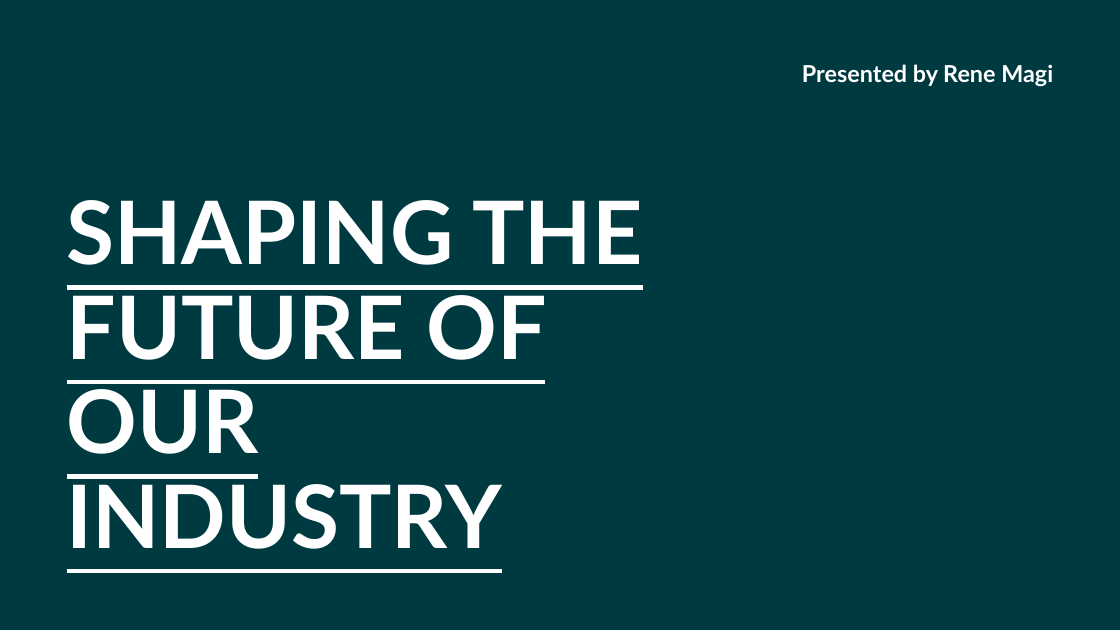
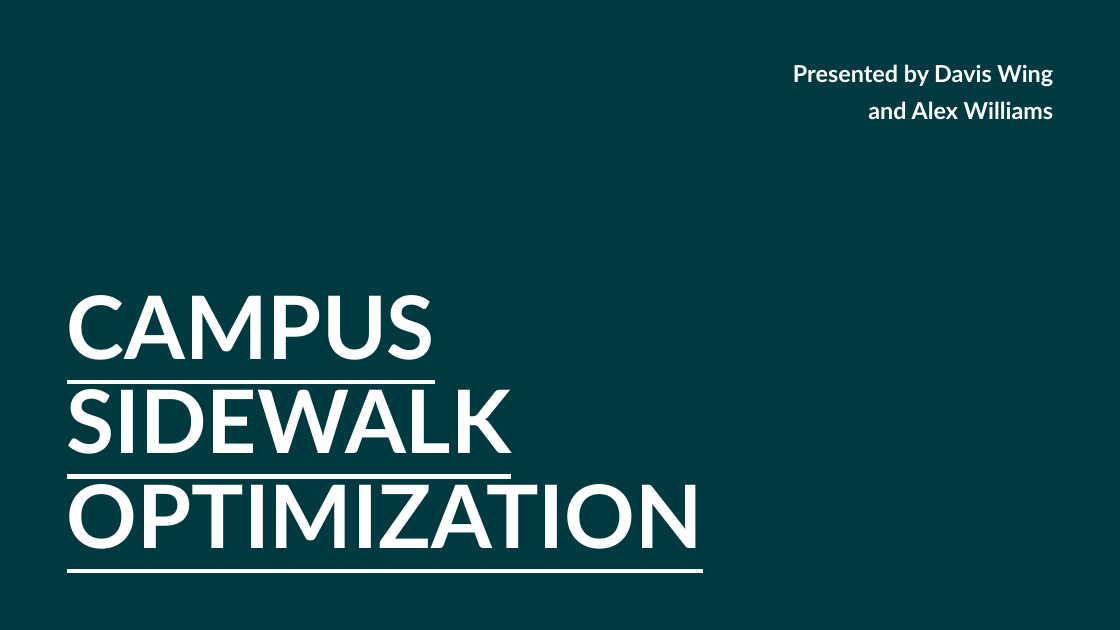
Before and after one commit to AleRicWil/OptProj2026, a slide deck: slide 1 of presentation.pptx. Drawn at 1120x630 pixels with LibreOffice and Linux fonts; fonts in the diff are those of the drawing. Boxes give left, top, right and bottom in pixels: in the first picture for what was removed or moved away, otherwise in the second. Text is boxed around its words. In the diff, an @@ line names an element or a change of style, - is before the commit and + after.

```diff
--- a/presentation.pptx
+++ b/presentation.pptx
@@ subtitle at (793,64,1054,120): text changed @@
-Presented by Rene Magi
+Presented by Davis Wing
+and Alex Williams
@@ title at (67,295,703,549): text changed @@
-SHAPING THE FUTURE OF OUR INDUSTRY
+CAMPUS
+SIDEWALK
+OPTIMIZATION
```
Also in this commit, not shown: 2 other slides changed, 1 slide added, 1 slide removed.
